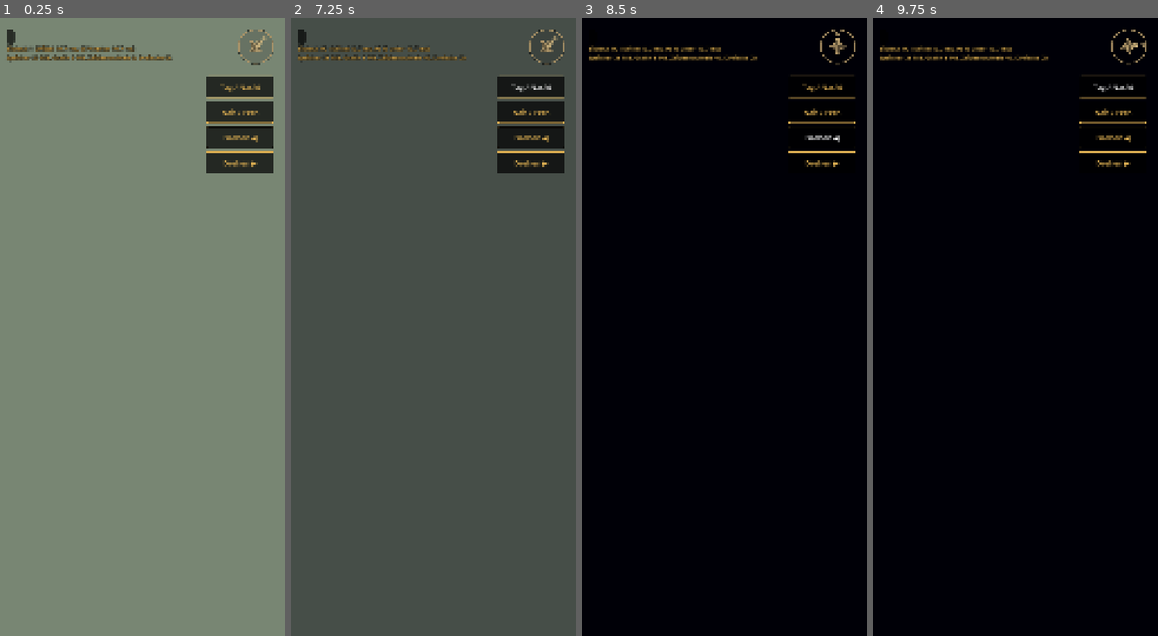
Above: before the commit, frames 1-4 (left to right).
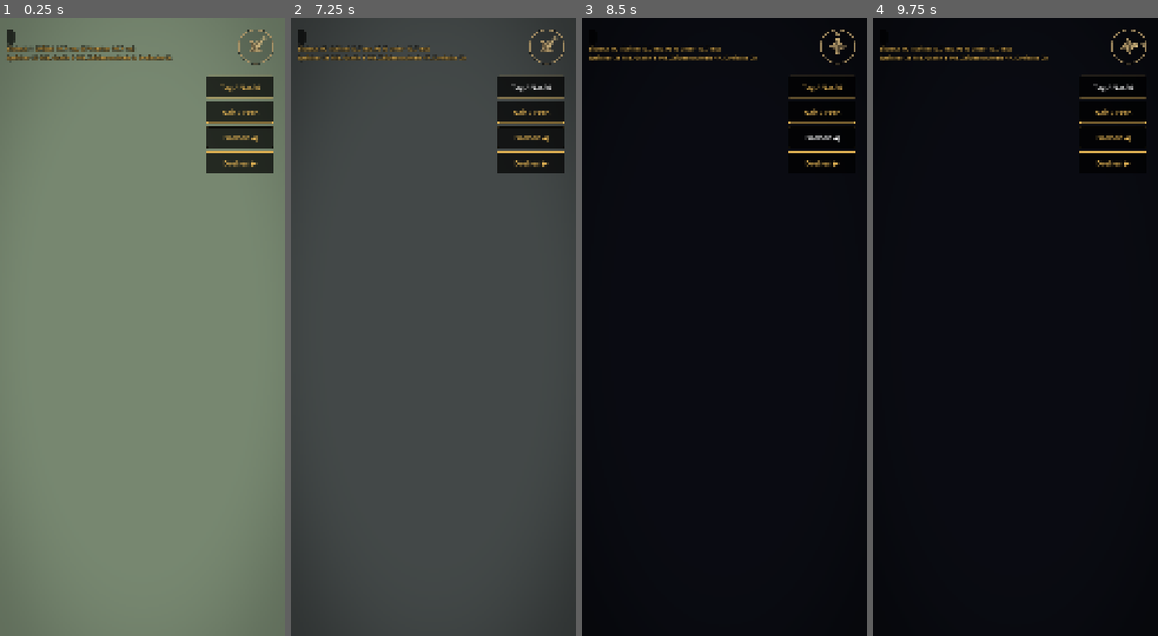
Above: after the commit, the same moments.

Repository: tramour-cmyk/androidapp_rpg_bornim
Game: Godot game, scene res://spiel.tscn
Two runs of this game, one before a commit and one after it. Both use one fixed random seed, a clock stepped at 60 frames per second and the inputs below.
Inputs (mouse positions are in pixels of both pictures, inside the frame that each line leads up to):
- Up to frame 1 (0.25 s): no input
- Up to frame 2 (7.25 s): click "Tag / Nacht" at 0.5 s; click "Nah / Fern" at 1.25 s; click "Drehen ◀" at 2 s; click "Drehen ▶" at 2.75 s; click "Tag / Nacht" at 3.5 s; click "Nah / Fern" at 4.25 s; click "Drehen ◀" at 5 s; click "Drehen ▶" at 5.75 s; click "Tag / Nacht" at 6.5 s
- Up to frame 3 (8.5 s): click "Nah / Fern" at 7.25 s; click "Drehen ◀" at 8 s
- Up to frame 4 (9.75 s): click "Drehen ▶" at 8.75 s; tap Enter at 9.5 s; drag from (1129, 48) to (1044, 191) at 9.52 s

The runs differ from the first frame. In frame 2, 0.7% of the frame differs, in the area x 0-100%, y 0-100%; in frame 3, less than 0.1%; in frame 4, less than 0.1%.
Error in both runs: Trying to assign value of type 'Nil' to a variable of type 'Dictionary'. (res://skripte/karte.gd:25)

Commit message:
348.6 Runde 13: Stimmung wie MapGrade (Toenung, Randabdunklung, Daemmerung warm) ueber dem Bild unter der Steuerung; Licht je Tageszeit auf die alten Bilder geeicht (3489 1 a: Tag Sonne 0,455/Umgebung 0,275, Morgen und Abend Umgebung x1,1, Nacht Mond 0,07/Umgebung 0,75, Laternen, Fenster und Lichtinseln kleiner); Bilder und Vergleich auch in der Abenddaemmerung

Diff:
--- a/godot/shader/boden.gdshader
+++ b/godot/shader/boden.gdshader
@@ -13,7 +13,7 @@
 uniform int inseln_n = 0;
 uniform float night = 0.0;
 uniform vec3 insel_farbe : source_color = vec3(1.0, 0.66, 0.3);   // Lauf 14: wirkte kalt, gruenlich
-uniform float insel_kraft = 1.5;
+uniform float insel_kraft = 0.6;   // 348.9 nachts wie alt
 varying vec3 wpos;
 void vertex() { wpos = (MODEL_MATRIX * vec4(VERTEX, 1.0)).xyz; }
 float h21(vec2 p) { return fract(sin(dot(p, vec2(127.1, 311.7))) * 43758.5453); }
--- a/godot/shader/halm.gdshader
+++ b/godot/shader/halm.gdshader
@@ -9,7 +9,7 @@
 uniform float night = 0.0;
 uniform float korn = 0.0;          // Runde 11: Kornfeld mit eigener Textur (tex.py korn)
 uniform vec3 insel_farbe : source_color = vec3(1.0, 0.66, 0.3);
-uniform float insel_kraft = 1.5;
+uniform float insel_kraft = 0.6;   // 348.9 nachts wie alt
 varying vec3 tint;
 varying vec3 wpos;
 void vertex() {
--- a/godot/skripte/gebiet.gd
+++ b/godot/skripte/gebiet.gd
@@ -145,8 +145,9 @@
 	for c in n.get_children(): male(c, g, mark, aus)
 
 func nacht(k: float) -> void:
-	for o in lampen: o.light_energy = 4.0 * k   # 348.6: alt nur ein kleiner Hof um die Laterne (Helfer: neu 4-mal zu hell, zu weit)
-	for m in glas: m.set_shader_parameter("glow", 1.5 * k)
+	# 348.9: nachts wie alt geeicht (Laternen, Fenster, Lichtinseln am Boden kleiner; alt p90 46)
+	for o in lampen: o.light_energy = 1.4 * k   # 348.6: alt nur ein kleiner Hof um die Laterne (Helfer: neu 4-mal zu hell, zu weit)
+	for m in glas: m.set_shader_parameter("glow", 0.5 * k)
 	if wasser: wasser.set_shader_parameter("night", k)
 	if boden: boden.set_shader_parameter("night", k)
 	if halme: halme.set_shader_parameter("night", k)
--- a/godot/skripte/licht.gd
+++ b/godot/skripte/licht.gd
@@ -13,15 +13,37 @@
 # drei Staende wie MapSun.Stand (Schattenrichtung auf der Karte, x Osten, z Sueden; Laenge je Meter Hoehe), gewechselt nur an
 # einem Schnitt (Kartenwechsel). ALT wie das alte Spiel (mittags Sonne im Norden), NATUR mittags von Sued-Suedwest (Chefsache 3486-sonne)
 enum Stand { MORGEN, MITTAG, ABEND }
-const TAG_SONNE := 0.55
-const TAG_UMGEBUNG := 0.33
-const TAG_KONTRAST := 0.86
+# 348.9 (3489 1 a): am Rechner gegen die alten Bilder geeicht (tools/vglmass.py, Messlatte Mittel ±5 %, Streuung bis +25 %)
+const TAG_SONNE := 0.455
+const TAG_UMGEBUNG := 0.275
+const TAG_KONTRAST := 0.87
+const TAG_SAETTIGUNG := 0.95
+const MOND := 0.07          # Mond flach, sonst schwarze Schatten (alt nachts 28/15, p10 16)
+const NACHT_UMGEBUNG := 0.75
+const NACHT_KONTRAST := 0.96   # unter 1 hebt das Schwarz an
+const TIEF_UMGEBUNG := 1.1     # Morgen, Abend: Fronten im Schatten, Himmel traegt mehr
+const DAEMMERUNG_UMGEBUNG := 0.18
 const ALT := [[Vector2(-1.0, -0.2), 1.2], [Vector2(0.15, 1.0), 0.35], [Vector2(1.0, -0.2), 1.2]]
 const NATUR := [[Vector2(-1.0, -0.3), 1.2], [Vector2(0.35, -1.0), 0.6], [Vector2(1.0, -0.3), 1.2]]
 static var bahn := NATUR   # Chef 25.10., 12:25 (3486-sonne): wie in der Natur
 static var stand := Stand.MITTAG
 static var zur_sonne := Vector3(0, 1, 0)
 static var nach_licht: Array[ShaderMaterial] = []   # werten das Licht selbst aus (Tusche nach dem Licht, toon kontur)
+# 348.9 (Chefrunde 25.10., 13:26, 3489 1 a): Stimmung wie MapGrade im alten Spiel, ueber dem Bild, unter der Leiste:
+# Toenung multipliziert (Tag fast weiss, Daemmerung violett, Nacht blau), Raender dunkler (MapGrade.apply)
+const STIMMUNG := """shader_type canvas_item;
+render_mode blend_mul, unshaded;
+uniform vec3 toenung = vec3(1.0);
+uniform float anteil = 0.0;
+uniform float rand = 0.0;
+void fragment() {
+	vec2 d = UV * 2.0 - 1.0;
+	float r2 = clamp(dot(d, d) / 2.0, 0.0, 1.0);
+	float v = 1.0 - rand * smoothstep(0.0, 1.0, (r2 - 0.25) / 0.75);
+	COLOR = vec4((vec3(1.0 - anteil) + anteil * toenung) * v, 1.0);
+}
+"""
+var stimmung: ShaderMaterial
 
 # zur Sonne (Welt), fuer Materialien, die das Licht selbst auswerten (Busch-Tusche)
 static func richtung() -> Vector3: return zur_sonne
@@ -39,6 +61,7 @@
 	zur_sonne = -fall
 	sonne.look_at_from_position(Vector3.ZERO, fall, Vector3.UP if absf(fall.y) < 0.99 else Vector3.FORWARD)
 	for m in nach_licht: m.set_shader_parameter("licht_dir", zur_sonne)
+	if env: stelle(nacht)
 
 func _ready() -> void:
 	name = "Licht"
@@ -59,6 +82,18 @@
 	var we := WorldEnvironment.new()
 	we.environment = env
 	add_child(we)
+	var ebene := CanvasLayer.new()
+	ebene.layer = 0   # ueber der Welt, unter der Steuerung (Ebene 1)
+	var flaeche := ColorRect.new()
+	flaeche.set_anchors_preset(Control.PRESET_FULL_RECT)
+	flaeche.mouse_filter = Control.MOUSE_FILTER_IGNORE
+	var sh := Shader.new()
+	sh.code = STIMMUNG
+	stimmung = ShaderMaterial.new()
+	stimmung.shader = sh
+	flaeche.material = stimmung
+	ebene.add_child(flaeche)
+	add_child(ebene)
 	for a in OS.get_cmdline_user_args():
 		if a == "--sonne=alt": bahn = ALT
 	setze_stand(stand)
@@ -69,15 +104,29 @@
 
 func stelle(k: float) -> void:
 	nacht = k
+	var t := clampf((0.5 - k) / 0.28, -1.0, 1.0)
+	var daemmerung := (1.0 - t * t) * (1.0 - t * t)   # wie MapGrade: am staerksten bei halbem Tageslicht
+	var tief: float = 1.0 if stand == Stand.MITTAG else TIEF_UMGEBUNG   # Morgen, Abend: Fronten im Schatten, Himmel traegt mehr (alt Kirche 56/58)
 	# Runde 11 (Chef 25.10., 12:12: neu viel zu hell, zu freundlich): Tag aufs alte Bildmittel geeicht (Markt alt 67, Streuung 21; neu war 87/44)
-	sonne.light_energy = lerpf(TAG_SONNE, 0.26, k)   # Mond; 348.6: Bildmittel nachts wie alt (29), am Rechner gemessen
-	sonne.light_color = Color(1.0, 0.94, 0.82).lerp(Color(0.7, 0.76, 0.95), k)
-	env.ambient_light_color = Color(0.62, 0.66, 0.75).lerp(Color(0.26, 0.34, 0.55), k)
-	env.ambient_light_energy = lerpf(TAG_UMGEBUNG, 0.5, k)
-	env.adjustment_contrast = lerpf(TAG_KONTRAST, 1.06, k)
-	env.adjustment_saturation = lerpf(0.8, 0.45, k)   # nachts blasser und blau wie alt
+	sonne.light_energy = lerpf(TAG_SONNE, MOND, k)
+	sonne.light_color = Color(1.0, 0.94, 0.82).lerp(Color(0.7, 0.76, 0.95), k).lerp(Color(1.0, 0.7, 0.45), 0.6 * daemmerung)   # Daemmerung warm braun wie alt (R−B +26), nicht rosa (Helfer r13)
+	env.ambient_light_color = Color(0.62, 0.66, 0.75).lerp(Color(0.26, 0.34, 0.55), k).lerp(Color(0.58, 0.5, 0.42), 0.6 * daemmerung)
+	env.ambient_light_energy = lerpf(TAG_UMGEBUNG * tief, NACHT_UMGEBUNG, k) + DAEMMERUNG_UMGEBUNG * daemmerung
+	env.adjustment_contrast = lerpf(TAG_KONTRAST, NACHT_KONTRAST, k)
+	env.adjustment_saturation = lerpf(TAG_SAETTIGUNG, 0.45, k) + 0.1 * daemmerung   # nachts blasser und blau wie alt
 	env.background_color = Color(0.36, 0.42, 0.34).lerp(Color(0.03, 0.04, 0.08), k)
+	toene(1.0 - k)
 	nacht_geaendert.emit(k)
+
+# MapGrade.of fuer das Dorf (daylight 1 Tag, 0,5 Daemmerung, 0 Nacht); Wald und Hoehle beim Bau je Ort
+func toene(tag: float) -> void:
+	var t := clampf((tag - 0.5) / 0.28, -1.0, 1.0)
+	var daemmerung := (1.0 - t * t) * (1.0 - t * t)
+	var dunkel := clampf((0.35 - tag) / 0.35, 0.0, 1.0)
+	var farbe := Color8(0xFF, 0xFC, 0xF4).lerp(Color8(0xE4, 0xCC, 0xF0), daemmerung).lerp(Color8(0xD8, 0xDC, 0xF4), dunkel)
+	stimmung.set_shader_parameter("toenung", Vector3(farbe.r, farbe.g, farbe.b))
+	stimmung.set_shader_parameter("anteil", minf(0.25 + 0.35 * daemmerung + 0.2 * dunkel, 1.0))
+	stimmung.set_shader_parameter("rand", minf(0.18 + 0.1 * daemmerung + 0.14 * dunkel, 1.0))
 
 func _process(dt: float) -> void:
 	if nacht != ziel: stelle(move_toward(nacht, ziel, dt / 1.5))
--- a/godot/skripte/spiel.gd
+++ b/godot/skripte/spiel.gd
@@ -263,6 +263,14 @@
 			held.setze(o[0], "UP")
 			await get_tree().create_timer(1.0).timeout
 			await knips(dir + "/%s_%s.png" % [o[1], st[1]])
+	licht.ziel = 0.5                                # 348.9: Abenddaemmerung wie alt um 20 Uhr (Tageslicht halb)
+	licht.stelle(0.5)
+	for o in [[Vector2i(31, 22), "kirche"], [Vector2i(19, 13), "markt"]]:
+		held.setze(o[0], "UP")
+		await get_tree().create_timer(1.0).timeout
+		await knips(dir + "/%s_daemmerung.png" % o[1])
+	licht.ziel = 0.0
+	licht.stelle(0.0)
 	licht.setze_stand(Licht.Stand.MITTAG)
 	held.setze(Vector2i(19, 13), "UP")
 	await get_tree().create_timer(1.0).timeout
Not shown, changed: tools/vgl348.py
